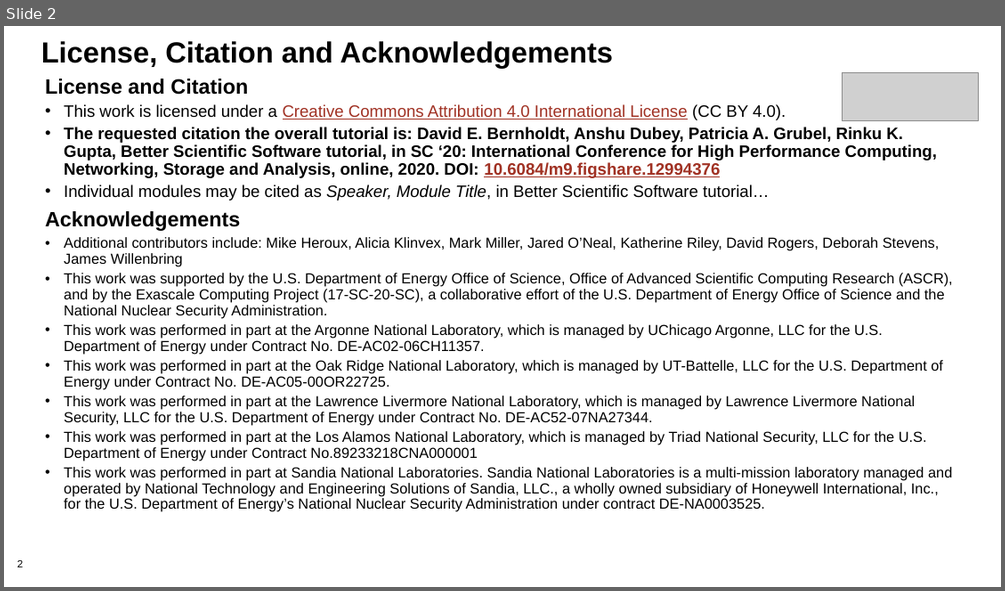
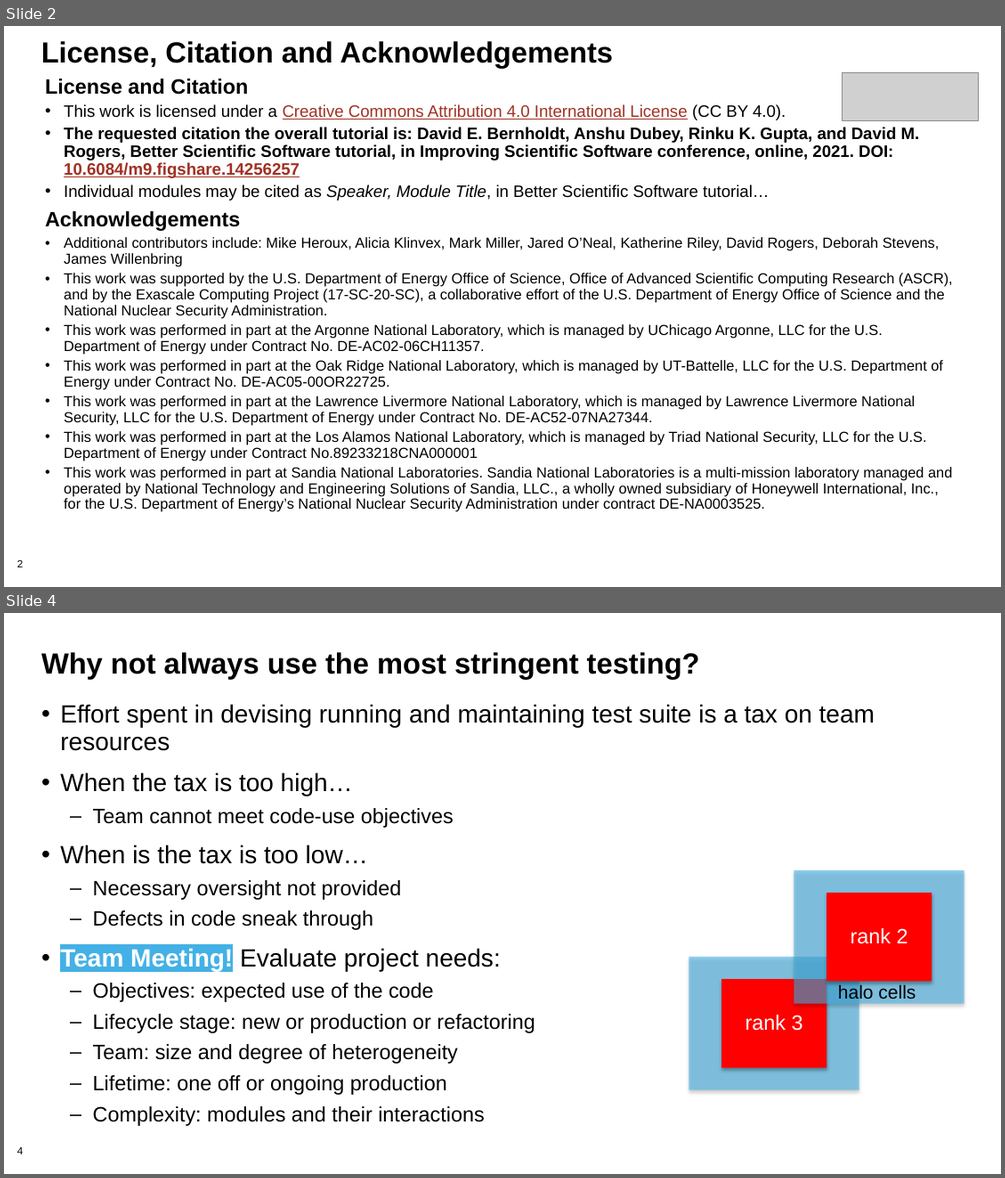
Before and after one commit to bssw-tutorial/presentations, a slide deck: testing2.pptx. Shown one above the other, each under a label of ours: slide 2 before the commit, slides 2 and 4 after it; the slides between them are not shown. The pictures are 1005x591 and 1005x1178 pixels, drawn with LibreOffice and Linux fonts; fonts in the diff are those of the drawing; grey boxes stand for pictures; background and template pictures are left out. Boxes give left, top, right and bottom in pixels: in the first picture for what was removed or moved away, otherwise in the second. Text is boxed around its words. In the diff, an @@ line names an element or a change of style, - is before the commit and + after.

Commit message:
Use the ISS testing presentations as the starting point for ISC.

```diff
--- a/testing2.pptx
+++ b/testing2.pptx
@@ slide 4 added at (x1=4, y1=613, x2=1001, y2=1174), background #FFFFFF; not listed: 1 template element that a slide beside it also shows @@
@@ title added at (x1=41, y1=652, x2=700, y2=679), 28 pt, text #000000, bold @@
+Why not always use the most stringent testing?
@@ text added at (x1=60, y1=704, x2=874, y2=1126), 20 pt, text #000000 @@
+• Effort spent in devising running and maintaining test suite is a tax on team resources
+• When the tax is too high…
+  – Team cannot meet code-use objectives
+• When is the tax is too low…
+  – Necessary oversight not provided
+  – Defects in code sneak through
+• Team Meeting! Evaluate project needs:
+  – Objectives: expected use of the code
+  – Lifecycle stage: new or production or refactoring
+  – Team: size and degree of heterogeneity
+  – Lifetime: one off or ongoing production
+  – Complexity: modules and their interactions
@@ rectangle added at (x1=793, y1=870, x2=963, y2=1004), fill #43B1E5 at 58% opacity @@
@@ rectangle added at (x1=826, y1=892, x2=932, y2=981), fill #FF0000, 20 pt, text #FFFFFF @@
+rank 2
@@ rectangle added at (x1=689, y1=957, x2=858, y2=1089), fill #43B1E5 at 58% opacity @@
@@ rectangle added at (x1=721, y1=979, x2=826, y2=1067), fill #FF0000, 20 pt, text #FFFFFF @@
+rank 3
@@ text added at (x1=838, y1=984, x2=915, y2=1002), 18 pt, text #000000 @@
+halo cells
@@ slide 2 changed as well @@
@@ text at (x1=64, y1=127, x2=920, y2=178): text changed @@
-• The requested citation the overall tutorial is: David E. Bernholdt, Anshu Dubey, Patricia A. Grubel, Rinku K. Gupta, Better Scientific Software tutorial, in SC ‘20: International Conference for High Performance Computing, Networking, Storage and Analysis, online, 2020. DOI: 10.6084/m9.figshare.12994376
+• The requested citation the overall tutorial is: David E. Bernholdt, Anshu Dubey, Rinku K. Gupta, and David M. Rogers, Better Scientific Software tutorial, in Improving Scientific Software conference, online, 2021. DOI: 10.6084/m9.figshare.14256257
```
Also in this commit, not shown: 7 other slides changed, 5 other slides added.
